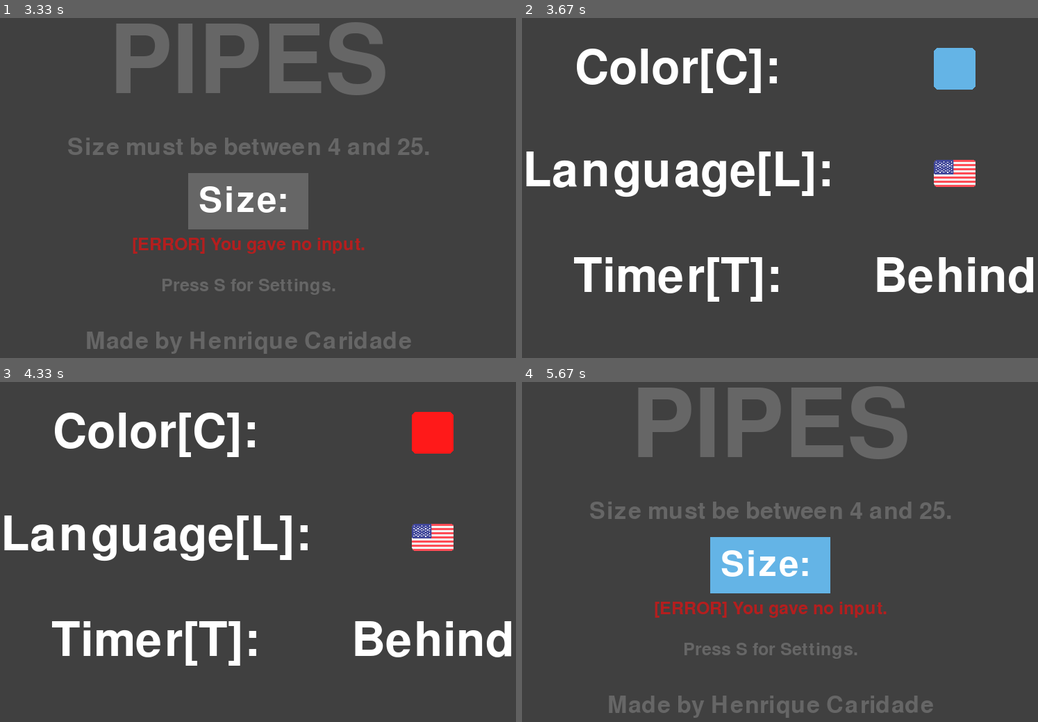
Above: before the commit, frames 1-4 (two rows, left to right).
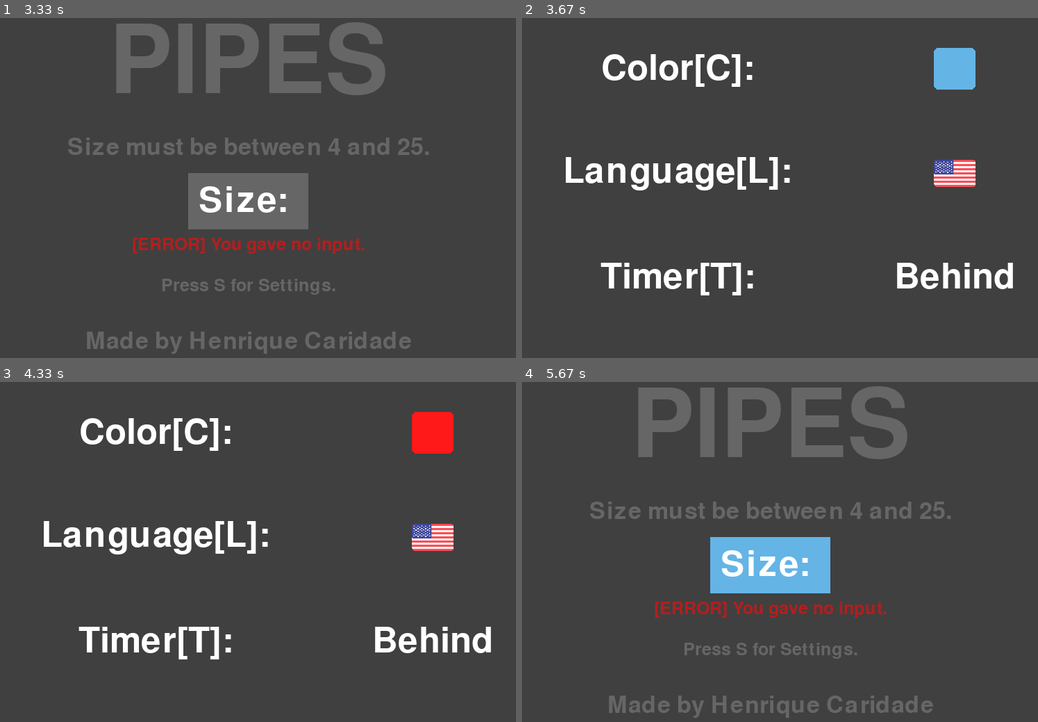
Above: after the commit, the same moments.

Repository: HenriqueCaridade/pipes-pygame
Game: pygame game, started from pipes-pygame.py
The game is run twice, just before and just after one commit, with the same random seed, the same clock (stepped at 60 frames per second) and the same inputs.
Inputs (mouse positions are in pixels of both pictures, inside the frame that each line leads up to):
- Up to frame 1 (3.33 s): click (247, 174) at 0.38 s; tap Enter at 0.67 s; click (77, 109) at 1.05 s; click (258, 215) at 2.38 s; click (232, 103) at 2.72 s
- Up to frame 2 (3.67 s): tap S at 3.5 s
- Up to frame 3 (4.33 s): tap C at 3.83 s
- Up to frame 4 (5.67 s): tap Enter at 5.17 s; click "Size:" at 5.55 s

Frame 1 is identical in both runs. In frame 2, 8.7% of the frame differs, in the area x 0-100%, y 8-84%; in frame 3, 8.7%; in frame 4, nothing differs.

Commit message:
Add files via upload

Diff:
--- a/pipes-pygame.py
+++ b/pipes-pygame.py
@@ -369,7 +369,7 @@
         return matrix
 
     # --- Helper Functions --- #
-    def input_is_valid(given_input: str, bounds: tuple[int]):
+    def input_is_valid(given_input: str, bounds: tuple[int]) -> str:
         if given_input:
             num = int(given_input)
             if bounds[0] <= num <= bounds[1]:
@@ -378,18 +378,18 @@
                 return "OutOfRange"
         return "Length"
 
-    def in_canvas_matrix(pos: tuple[int], mat: list[list]):
+    def in_canvas_matrix(pos: tuple[int], mat: list[list]) -> bool:
         mat_len = len(mat)
         return 0 <= pos[0] < mat_len and 0 <= pos[1] < mat_len
 
-    def in_canvas_pixels(ipt: tuple[int]):
+    def in_canvas_pixels(ipt: tuple[int]) -> bool:
         left_bounds = grid_origin[0]
         right_bounds = grid_origin[0] + grid_size
         up_bounds = grid_origin[1]
         down_bounds = grid_origin[1] + grid_size
         return left_bounds <= ipt[0] < right_bounds and up_bounds <= ipt[1] < down_bounds
 
-    def time_formatter(time: float):
+    def time_formatter(time: float) -> str:
         minutes = str(int(time / 60))
         seconds = str(int(time % 60))
         return minutes.zfill(2) + ":" + seconds.zfill(2)
@@ -533,7 +533,7 @@
     settings_language_text = languages[language]["language"]
     settings_timer_text = languages[language]["timer"]
 
-    settings_font = pygame.font.Font(None, SCREEN_SIZE[1] // 6)
+    settings_font = pygame.font.Font(None, SCREEN_SIZE[1] // 8)
     settings_color = COLORS["white"]
 
     # Other Variables
@@ -694,7 +694,9 @@
                 timer_font_up = pygame.font.Font(None, timer_up_space * 3 // 2)
                 victory_timer_font = pygame.font.Font(None, SCREEN_SIZE[1] // 6)
                 loading_size_font = pygame.font.Font(None, SCREEN_SIZE[1] // 6)
-                settings_font = pygame.font.Font(None, SCREEN_SIZE[1] // 6)
+                settings_font = pygame.font.Font(None, SCREEN_SIZE[1] // 8)
+
+                loading_bar_rect = {"width": SCREEN_SIZE[0] // 4 * 3, "height": SCREEN_SIZE[1] // 20}
 
                 if curr_screen == "game":
                     if is_timer_back:
